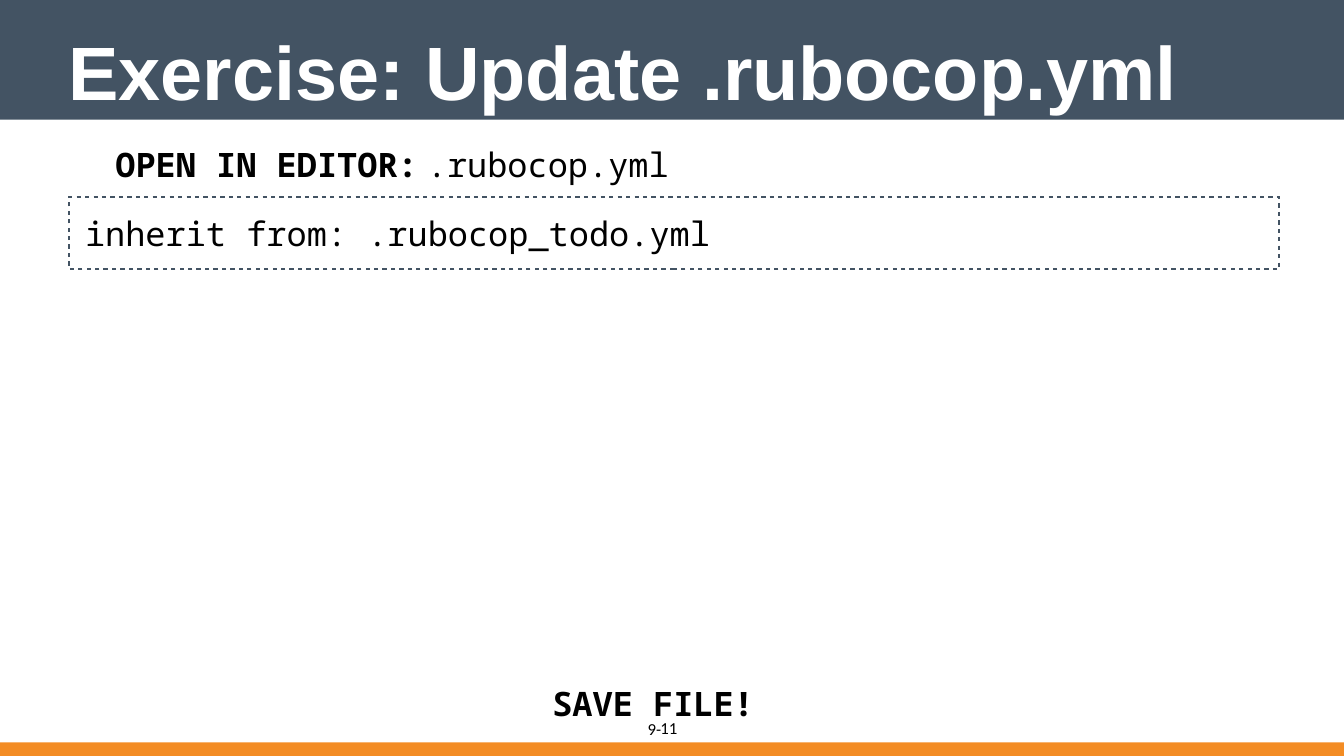
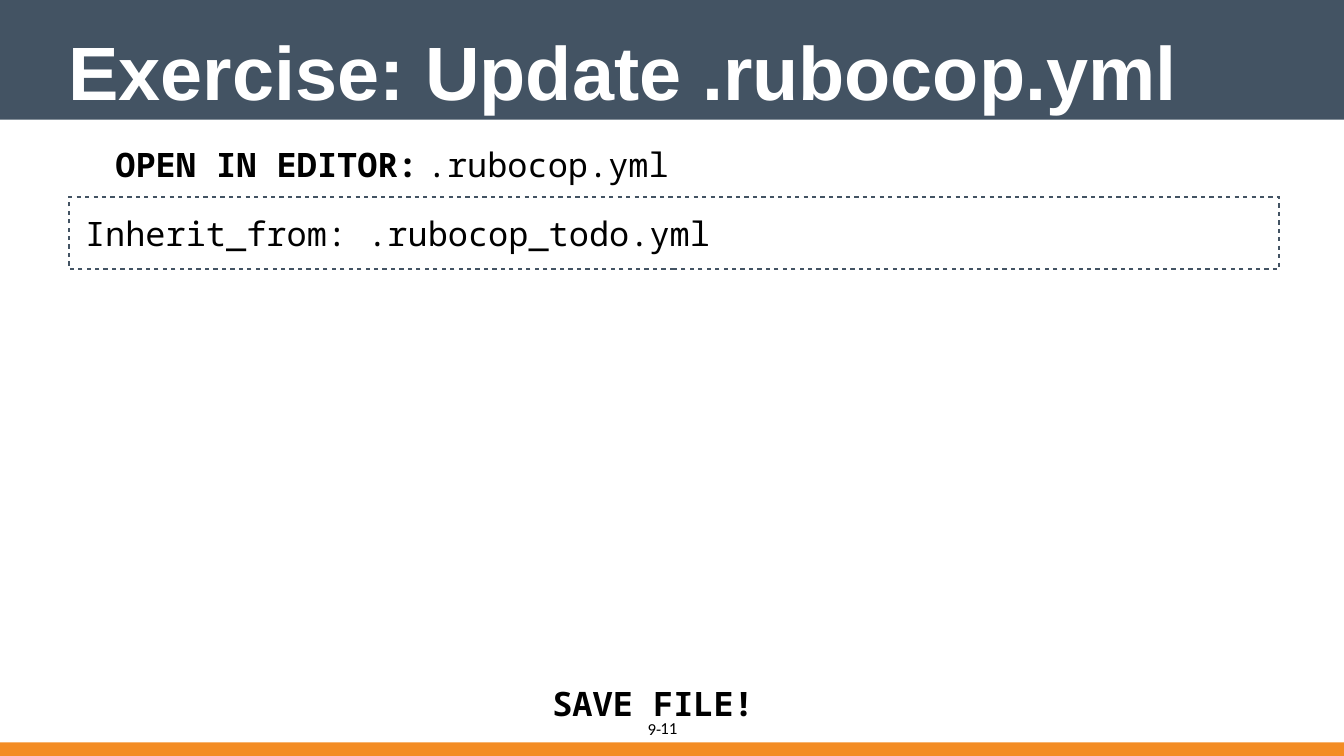
Before and after one commit to vinyar/chef-intermediate, a slide deck: slide 11 of 09-rubocop.pptx. Drawn at 1344x756 pixels with LibreOffice and Linux fonts; fonts in the diff are those of the drawing; background and template pictures are left out. Boxes give left, top, right and bottom in pixels: in the first picture for what was removed or moved away, otherwise in the second. Text is boxed around its words. In the diff, an @@ line names an element or a change of style, - is before the commit and + after.

```diff
--- a/09-rubocop.pptx
+++ b/09-rubocop.pptx
@@ text in rectangle at (x1=85, y1=220, x2=710, y2=255): text changed @@
-inherit from: .rubocop_todo.yml
+Inherit_from: .rubocop_todo.yml
```
Also in this commit, not shown: 2 other slides changed, 1 other file.
